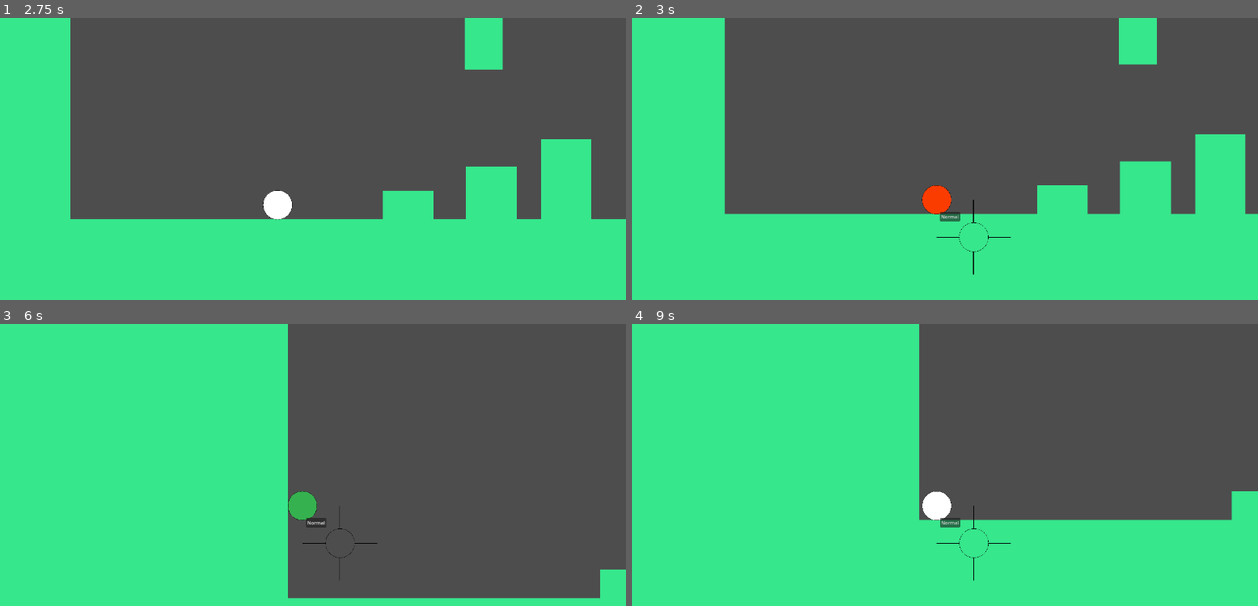
Above: before the commit, frames 1-4 (two rows, left to right).
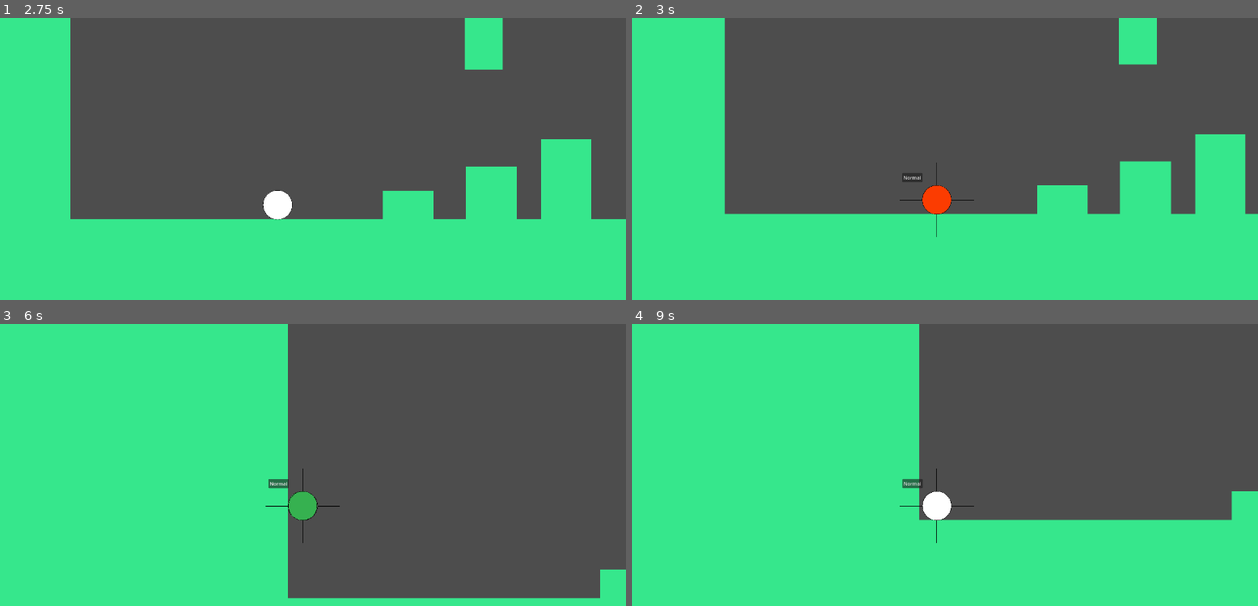
Above: after the commit, the same moments.

Repository: DaPizzaGod/tsa-game
Game: Godot game, scene res://scenes/levels/level.tscn
Same seed, same stepped clock (60 frames per second), same inputs: the game is played once before the commit and once after it.
Inputs (mouse positions are in pixels of both pictures, inside the frame that each line leads up to):
- Up to frame 1 (2.75 s): move the mouse to (444, 181) at 0.52 s; hold D (right) 0.53-2.03 s; tap Middle mouse button (other special action) at 0.6 s; tap W (jump) at 0.77, 1.52 s; move the mouse to (175, 218) at 1.27 s; click (175, 218) at 1.35 s; move the mouse to (369, 119) at 2.02 s; hold A (left) from 2.03 s (still down); right-click (369, 119) at 2.1 s
- Up to frame 2 (3 s): move the mouse to (901, 271) at 2.77 s; release A (left) at 2.78 s; hold D (right) from 2.78 s (still down); tap Shift (switch mode) at 2.85 s
- Up to frame 3 (6 s): tap W (jump) at 3.02, 3.77, 4.52 s; move the mouse to (494, 560) at 3.52 s; tap Middle mouse button (other special action) at 3.6 s; move the mouse to (106, 450) at 4.27 s; release D (right) at 4.28 s; hold A (left) 4.28-5.03 s; click (106, 450) at 4.35 s; move the mouse to (331, 504) at 5.02 s; hold D (right) 5.03-5.78 s; right-click (331, 504) at 5.1 s; move the mouse to (206, 414) at 5.77 s; hold A (left) from 5.78 s (still down); tap Shift (switch mode) at 5.85 s
- Up to frame 4 (9 s): tap W (jump) at 6.02, 6.77, 7.52 s; move the mouse to (1076, 487) at 6.52 s; tap Middle mouse button (other special action) at 6.6 s; move the mouse to (807, 524) at 7.27 s; release A (left) at 7.28 s; hold D (right) from 7.28 s (still down); click (807, 524) at 7.35 s; move the mouse to (1001, 425) at 8.02 s; right-click (1001, 425) at 8.1 s; move the mouse to (901, 577) at 8.77 s; tap Shift (switch mode) at 8.85 s

Frame 1 is identical in both runs. In frame 2, 0.3% of the frame differs, in the area x 42-61%, y 51-92%; in frame 3, 0.3%; in frame 4, 0.3%.

Commit message:
fixed position

Diff:
--- a/scenes/ui/switch_mode_menu.tscn
+++ b/scenes/ui/switch_mode_menu.tscn
@@ -12,15 +12,17 @@
 
 [node name="TextureRect" type="TextureRect" parent="."]
 layout_mode = 1
-offset_right = 2461.0
-offset_bottom = 2469.0
+offset_left = -121.99999
+offset_top = -122.99999
+offset_right = 2339.0
+offset_bottom = 2346.0
 scale = Vector2(0.1, 0.1)
 texture = ExtResource("1_c5hrv")
 
 [node name="Button" type="Button" parent="."]
 layout_mode = 1
-offset_left = 12.0
-offset_top = 40.0
-offset_right = 79.0
-offset_bottom = 71.0
+offset_left = -112.0
+offset_top = -89.0
+offset_right = -45.0
+offset_bottom = -58.0
 text = "Normal"
